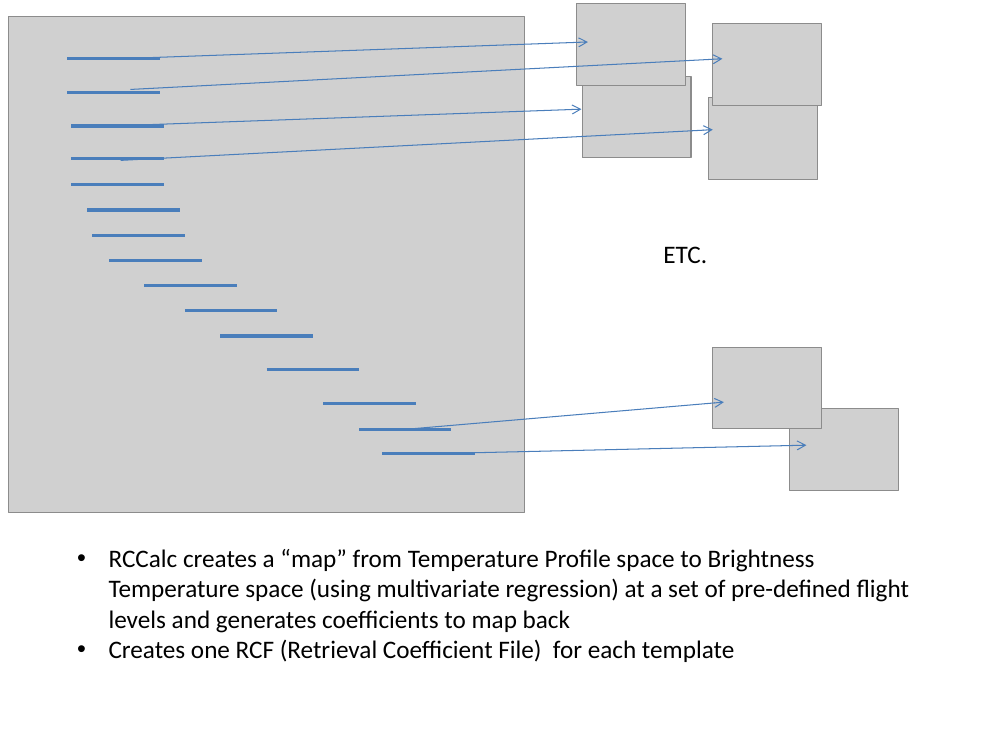
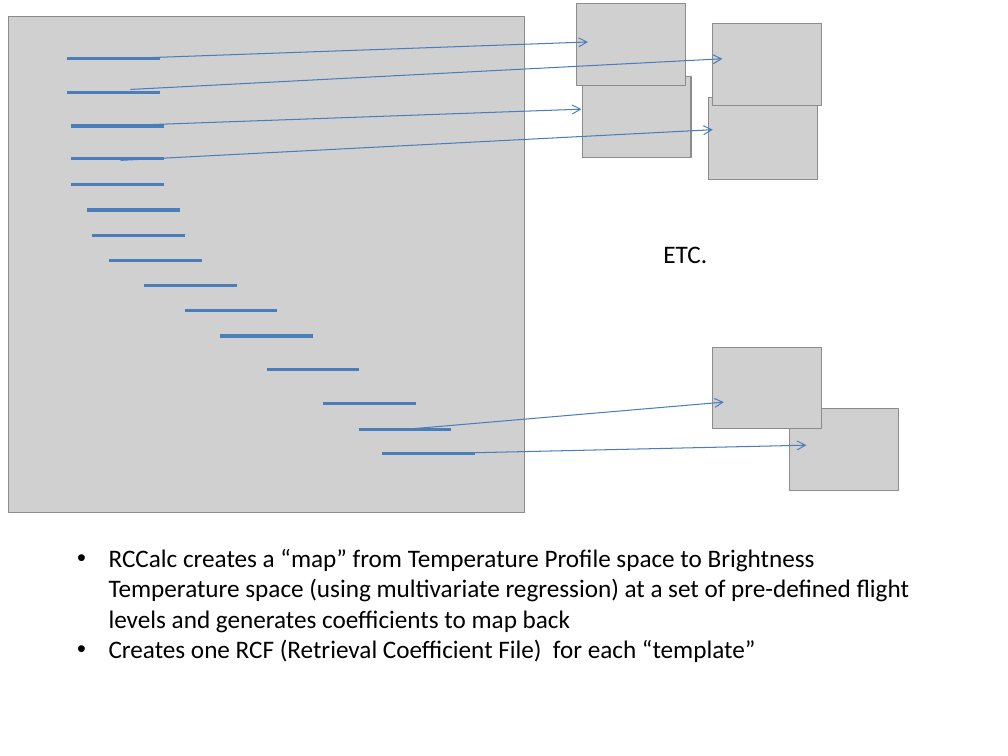
Before and after one commit to NCAR/nimbus, a slide deck: slide 5 of instruments/mtp/doc/MTP_Brainstorming_Mar_2015.pptx. Drawn at 1008x756 pixels with LibreOffice and Linux fonts; fonts in the diff are those of the drawing; grey boxes stand for pictures. Boxes give left, top, right and bottom in pixels: in the first picture for what was removed or moved away, otherwise in the second. Text is boxed around its words. In the diff, an @@ line names an element or a change of style, - is before the commit and + after.

```diff
--- a/instruments/mtp/doc/MTP_Brainstorming_Mar_2015.pptx
+++ b/instruments/mtp/doc/MTP_Brainstorming_Mar_2015.pptx
@@ text at box(109, 640, 755, 662): text changed @@
-• Creates one RCF (Retrieval Coefficient File) for each template
+• Creates one RCF (Retrieval Coefficient File) for each “template”
```
Also in this commit, not shown: 3 other slides changed, 4 slides added.
